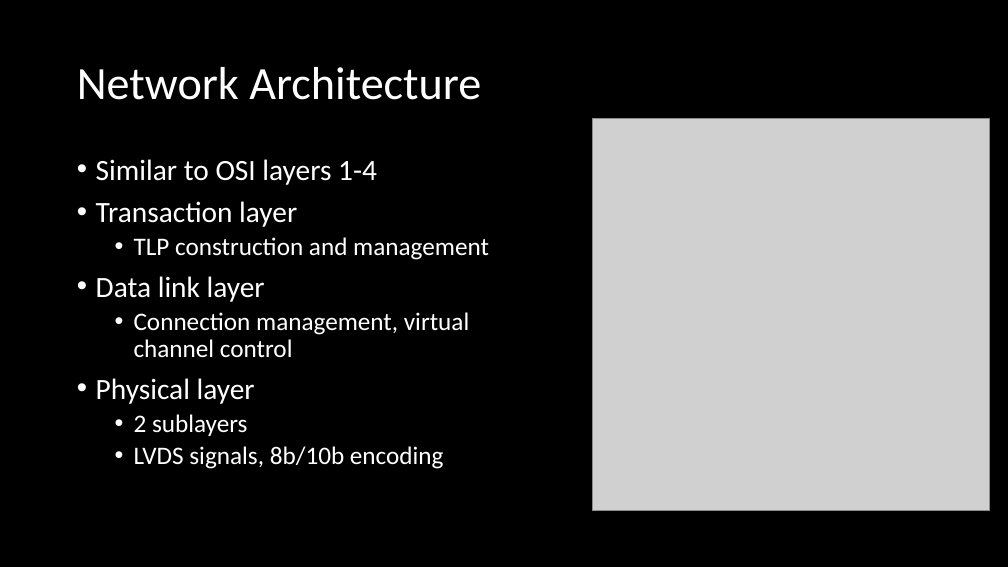
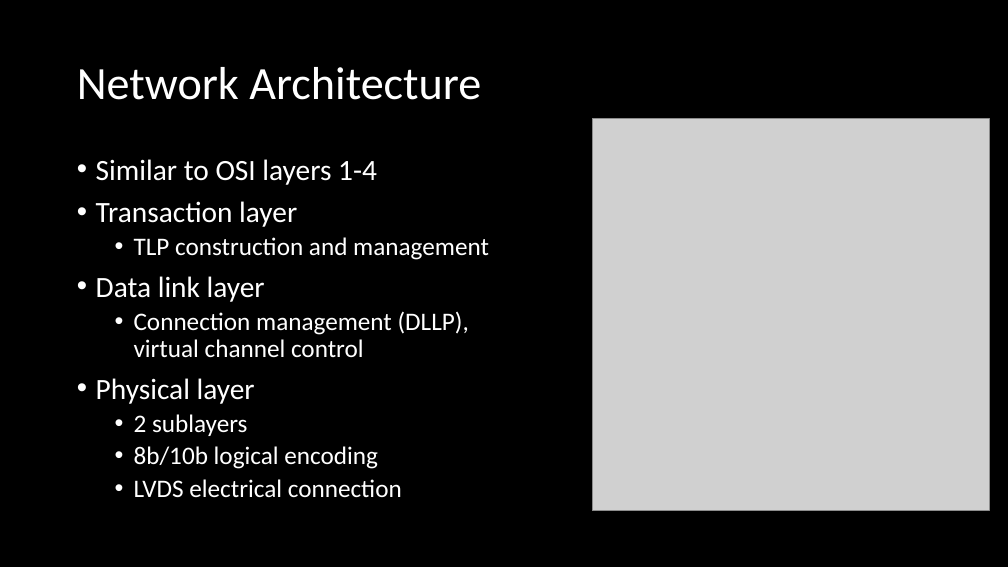
Before and after one commit to dstockhouse/pci-express-report, a slide deck: slide 5 of pcie_seanlink_davidstockhouse.pptx. Drawn at 1008x567 pixels with LibreOffice and Linux fonts; fonts in the diff are those of the drawing; grey boxes stand for pictures. Boxes give left, top, right and bottom in pixels: in the first picture for what was removed or moved away, otherwise in the second. Text is boxed around its words. In the diff, an @@ line names an element or a change of style, - is before the commit and + after.

```diff
--- a/pcie_seanlink_davidstockhouse.pptx
+++ b/pcie_seanlink_davidstockhouse.pptx
@@ text at bbox=[134, 311, 469, 358]: text changed @@
-  • Connection management, virtual channel control
+  • Connection management (DLLP), virtual channel control
@@ text at bbox=[134, 446, 402, 497]: text changed @@
-  • LVDS signals, 8b/10b encoding
+  • 8b/10b logical encoding
+  • LVDS electrical connection
```
Also in this commit, not shown: 3 other slides changed, 2 slides added, 3 other files.
